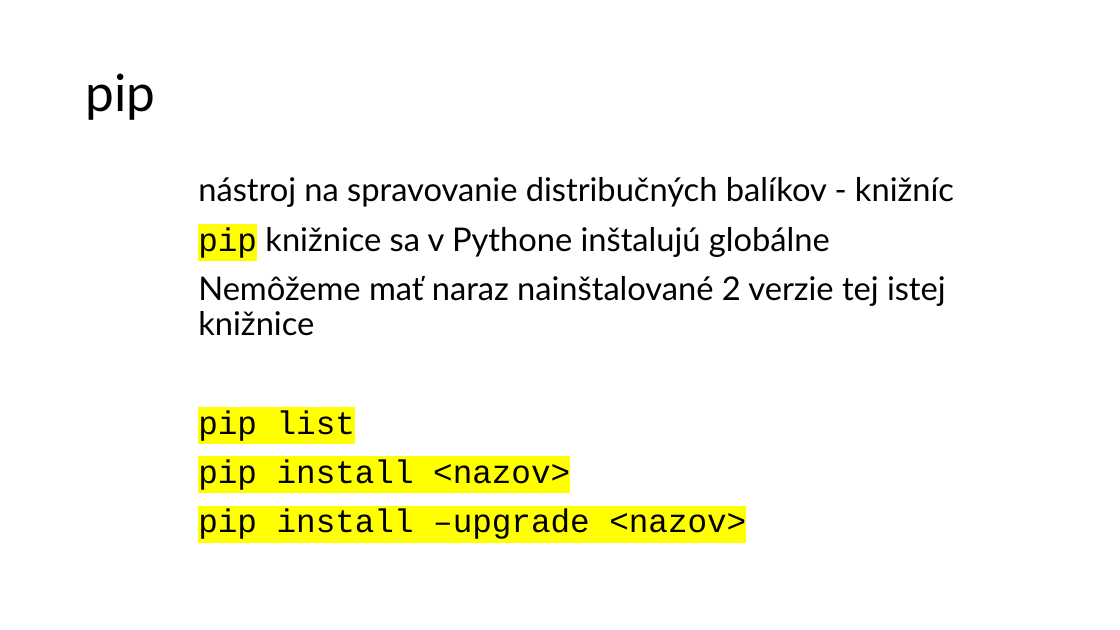
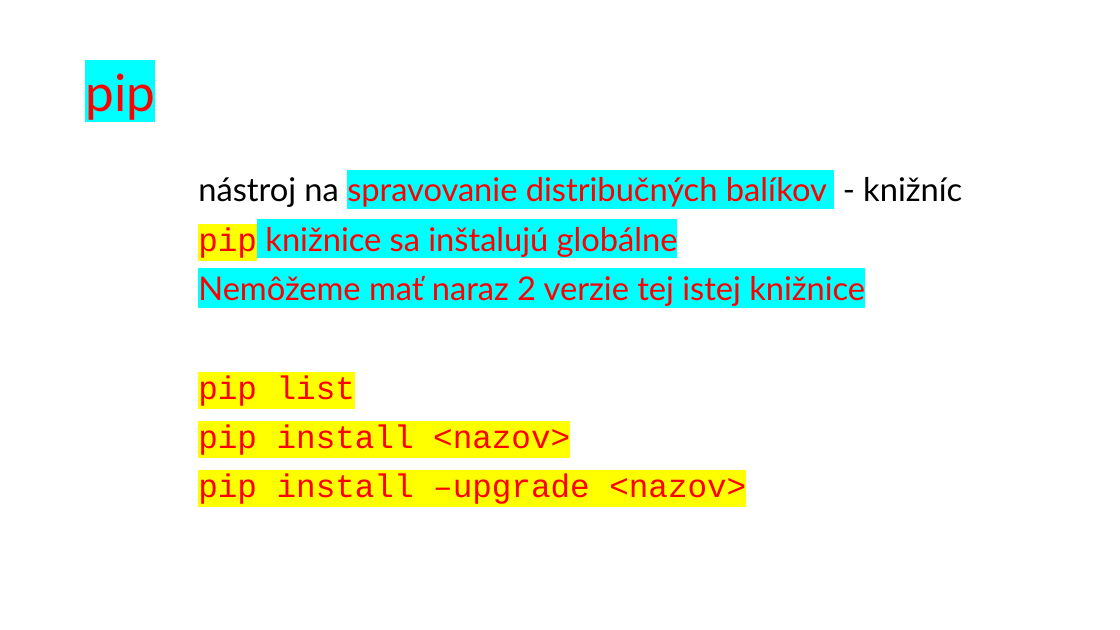
Before and after one commit to wagjo/oop, a slide deck: slide 3 of prezentacie/p05w.pptx. Drawn at 1120x630 pixels with LibreOffice and Linux fonts; fonts in the diff are those of the drawing. Boxes give left, top, right and bottom in pixels: in the first picture for what was removed or moved away, otherwise in the second. Text is boxed around its words. In the diff, an @@ line names an element or a change of style, - is before the commit and + after.

```diff
--- a/prezentacie/p05w.pptx
+++ b/prezentacie/p05w.pptx
@@ title "pip" at [85, 73, 155, 120]: text colour #000000 to #FF0000, highlight none to #00FFFF @@
@@ text at [198, 177, 962, 504]: text colour #000000 to #FF0000 in "spravovanie distribučných balíkov", "pip list", "pip install <nazov>", "pip install –upgrade <nazov>"; highlight none to #00FFFF in "spravovanie distribučných balíkov" @@
@@ text at [198, 222, 865, 306]: text changed; text colour #000000 to #FF0000 @@
-pip knižnice sa v Pythone inštalujú globálne
-Nemôžeme mať naraz nainštalované 2 verzie tej istej knižnice
+pip knižnice sa inštalujú globálne
+Nemôžeme mať naraz 2 verzie tej istej knižnice
```
Also in this commit, not shown: 5 other slides changed, 10 other files.
